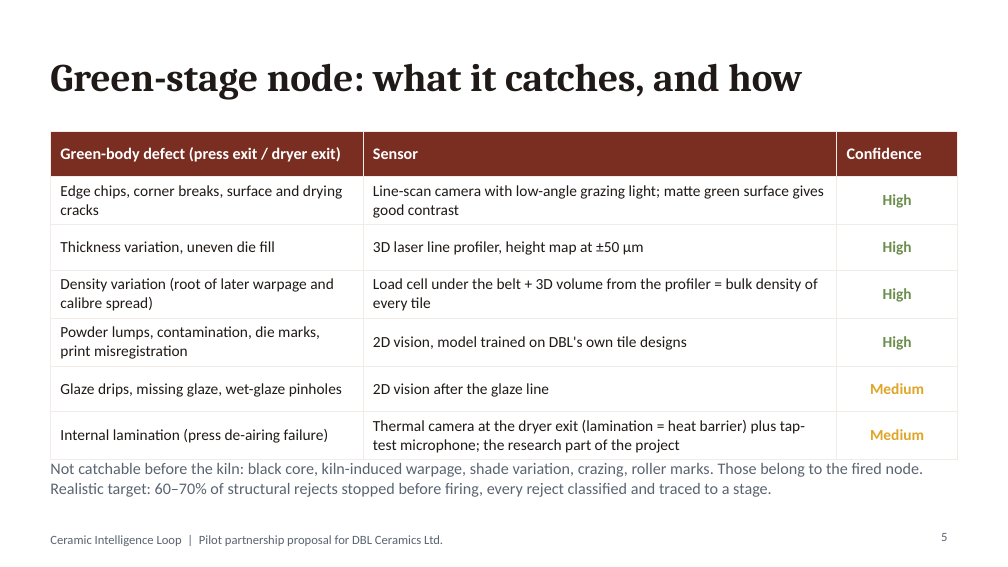
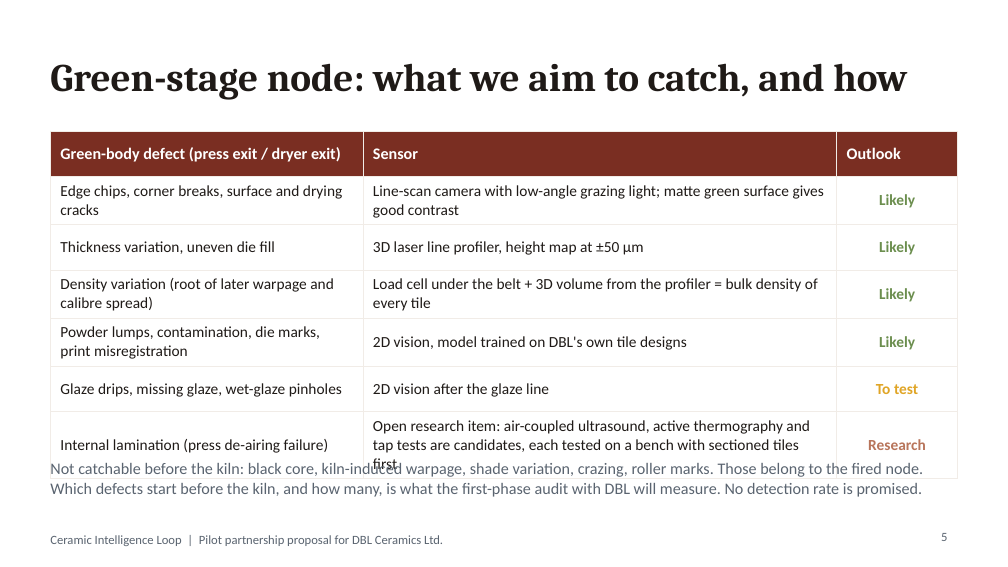
Before and after one commit to unigsports/HEAT-Project, a slide deck: slide 5 of deck/DBL_Group_Proposal.pptx. Drawn at 1008x567 pixels with LibreOffice and Linux fonts; fonts in the diff are those of the drawing. Boxes give left, top, right and bottom in pixels: in the first picture for what was removed or moved away, otherwise in the second. Text is boxed around its words. In the diff, an @@ line names an element or a change of style, - is before the commit and + after.

```diff
--- a/deck/DBL_Group_Proposal.pptx
+++ b/deck/DBL_Group_Proposal.pptx
@@ title at bbox=[50, 63, 907, 100]: text changed @@
-Green-stage node: what it catches, and how
+Green-stage node: what we aim to catch, and how
@@ table at bbox=[50, 131, 958, 478] @@
-row 1, column 3: Confidence
+row 1, column 3: Outlook
-row 2, column 3: High
+row 2, column 3: Likely
-row 3, column 3: High
+row 3, column 3: Likely
-row 4, column 3: High
+row 4, column 3: Likely
-row 5, column 3: High
+row 5, column 3: Likely
-row 6, column 3: Medium
+row 6, column 3: To test
-row 7, column 2: Thermal camera at the dryer exit (lamination = heat barrier) plus tap-test microphone; the research part of the project
+row 7, column 2: Open research item: air-coupled ultrasound, active thermography and tap tests are candidates, each tested on a bench with sectioned tiles first
-row 7, column 3: Medium
+row 7, column 3: Research
@@ text at bbox=[50, 461, 924, 497]: text changed @@
-Not catchable before the kiln: black core, kiln-induced warpage, shade variation, crazing, roller marks. Those belong to the fired node. Realistic target: 60–70% of structural rejects stopped before firing, every reject classified and traced to a stage.
+Not catchable before the kiln: black core, kiln-induced warpage, shade variation, crazing, roller marks. Those belong to the fired node. Which defects start before the kiln, and how many, is what the first-phase audit with DBL will measure. No detection rate is promised.
```
Also in this commit, not shown: 5 other slides changed, 5 other files.
